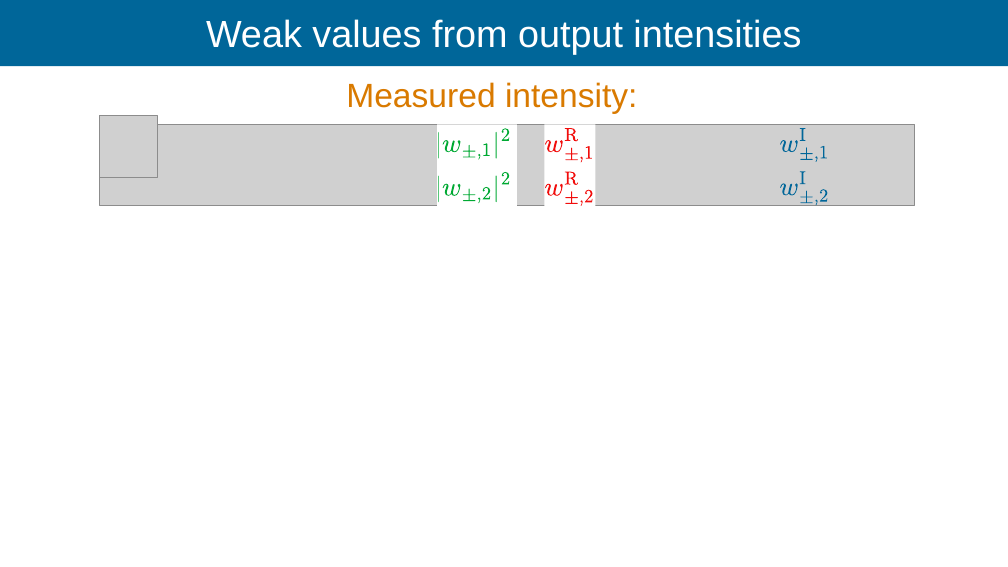
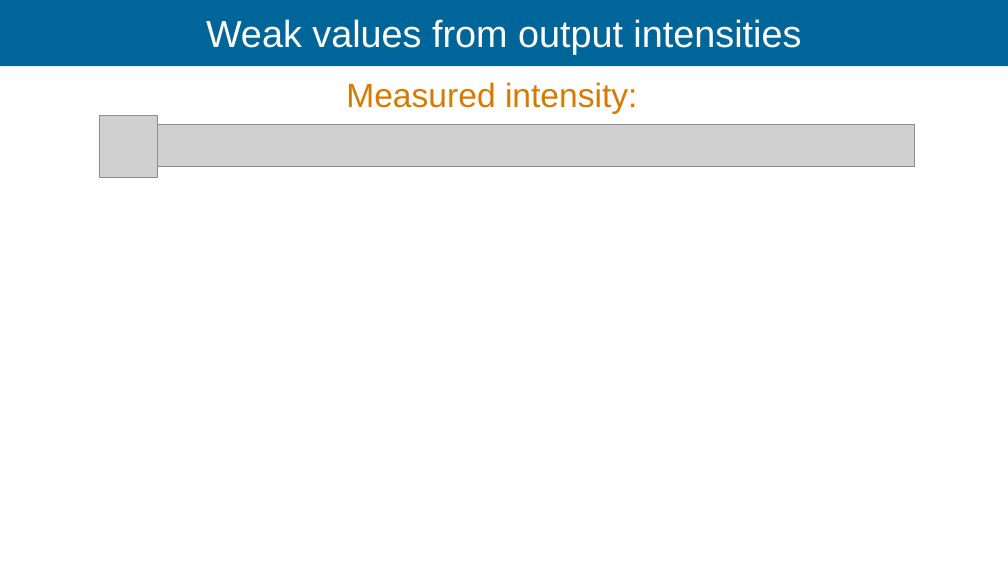
Before and after one commit to Ismaele-vincent/PhD, a slide deck: slide 98 of 2026/Talks/ILL Seminar/ILL seminar 2026 ver3.odp. Drawn at 1008x567 pixels with LibreOffice and Linux fonts; fonts in the diff are those of the drawing; grey boxes stand for pictures; background and template pictures are left out. Boxes give left, top, right and bottom in pixels: in the first picture for what was removed or moved away, otherwise in the second. Text is boxed around its words. In the diff, an @@ line names an element or a change of style, - is before the commit and + after.

```diff
--- a/2026/Talks/ILL Seminar/ILL seminar 2026 ver3.odp
+++ b/2026/Talks/ILL Seminar/ILL seminar 2026 ver3.odp
@@ picture resized from (x1=100, y1=124, x2=915, y2=205) to (x1=100, y1=124, x2=915, y2=166) @@
@@ rectangle removed at (x1=438, y1=124, x2=517, y2=218) @@
@@ rectangle removed at (x1=544, y1=124, x2=595, y2=218) @@
@@ group removed at (x1=438, y1=128, x2=509, y2=203): 14 freeform shapes @@
@@ group removed at (x1=545, y1=128, x2=592, y2=206): 10 freeform shapes @@
@@ group removed at (x1=780, y1=128, x2=827, y2=205): 10 freeform shapes @@
```
Also in this commit, not shown: 7 other slides changed, 7 slides added, 3 slides removed, 3 other files.
